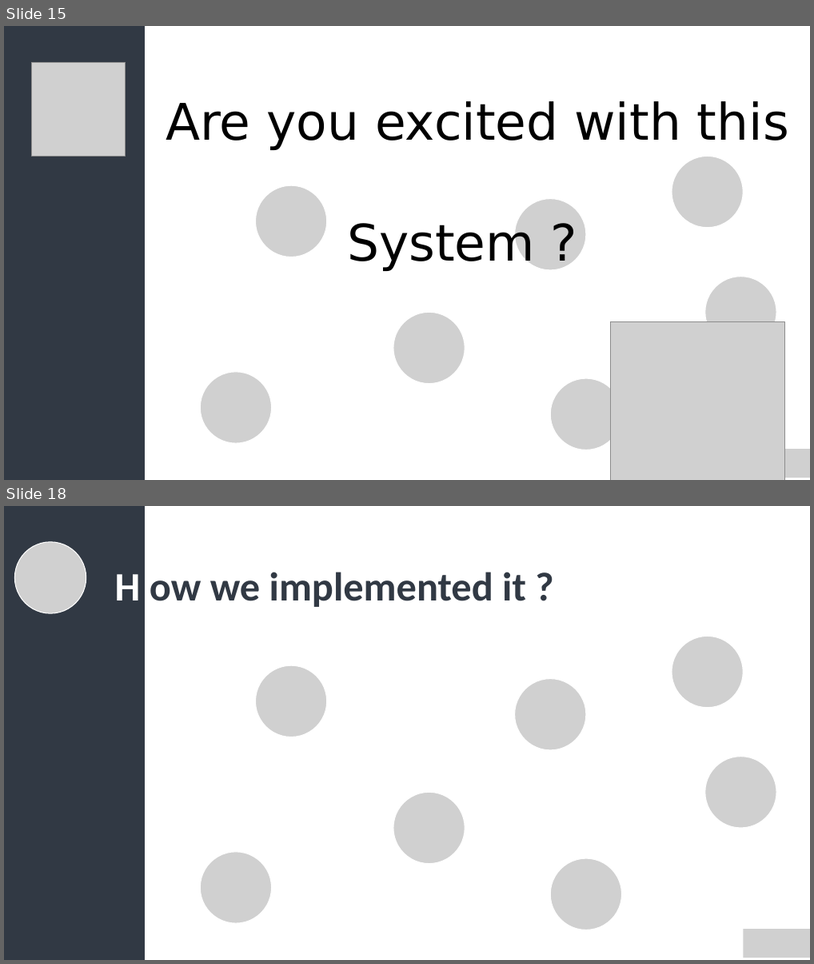
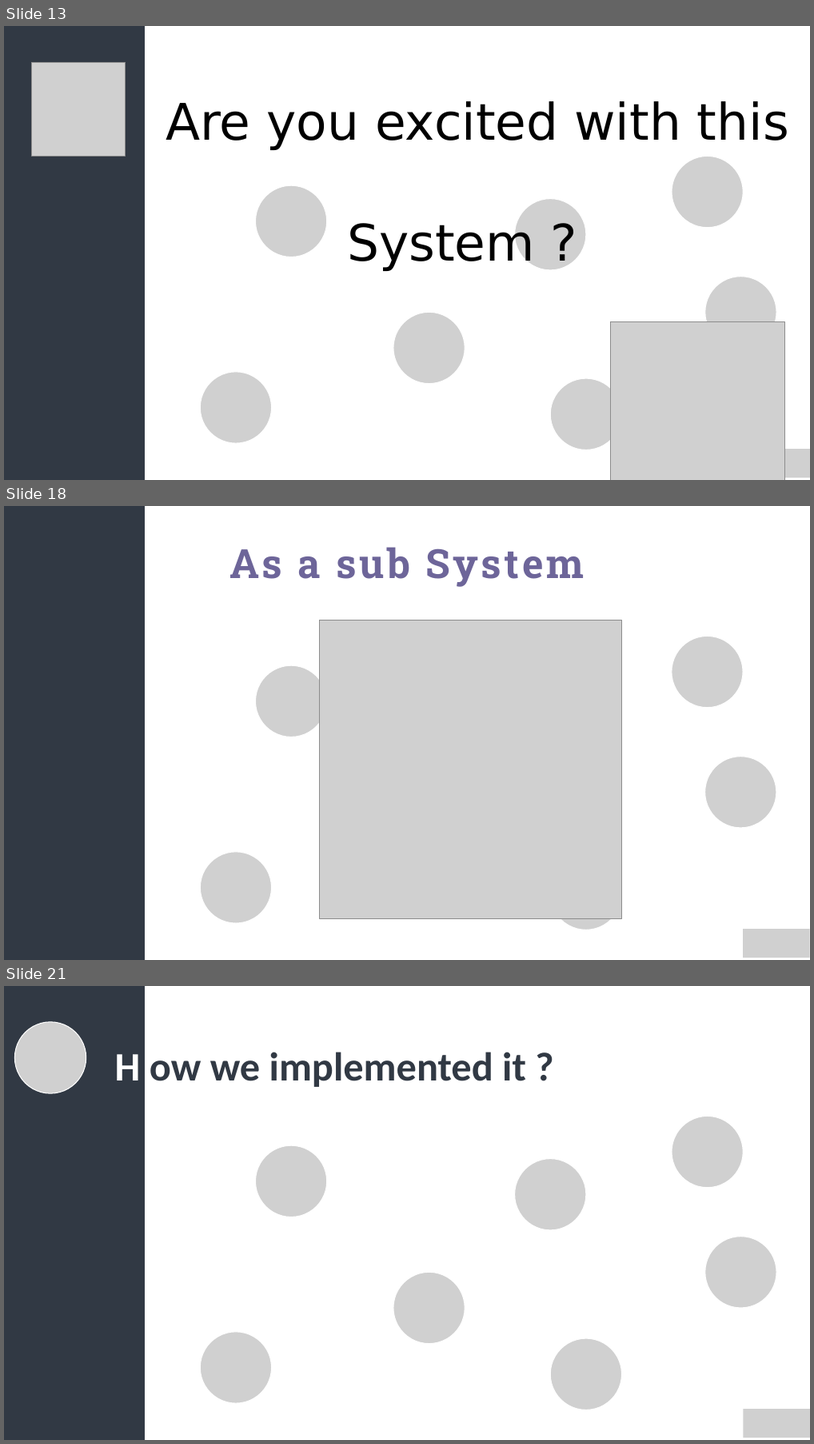
Before and after one commit to AKasuniNihara/URVacc_Matlab-, a slide deck: Presentation/Presentation.pptx. Shown one above the other, each under a label of ours: slides 15 and 18 before the commit, slides 13, 18 and 21 after it; the slides between them are not shown. The pictures are 814x964 and 814x1444 pixels, drawn with LibreOffice and Linux fonts; fonts in the diff are those of the drawing; grey boxes stand for pictures. Boxes give left, top, right and bottom in pixels: in the first picture for what was removed or moved away, otherwise in the second. Text is boxed around its words. In the diff, an @@ line names an element or a change of style, - is before the commit and + after.

```diff
--- a/Presentation/Presentation.pptx
+++ b/Presentation/Presentation.pptx
@@ slide 18 added at bbox=[4, 506, 810, 960], background #FFFFFF @@
@@ rectangle added at bbox=[4, 506, 144, 960], fill #313944, outline #313944 1 pt @@
@@ text added at bbox=[230, 547, 584, 587], 48 pt, text #6D6599, bold @@
+As a sub System
@@ picture added at bbox=[320, 620, 622, 919] @@
@@ group added at bbox=[201, 636, 777, 929]: 5 pictures @@
@@ picture added at bbox=[743, 929, 810, 958] @@
@@ what was slide 15 is now slide 13 @@
@@ what was slide 18 is now slide 21 @@
```
Also in this commit, not shown: 3 slides changed, 7 other slides added, 5 slides removed, 11 other files.
